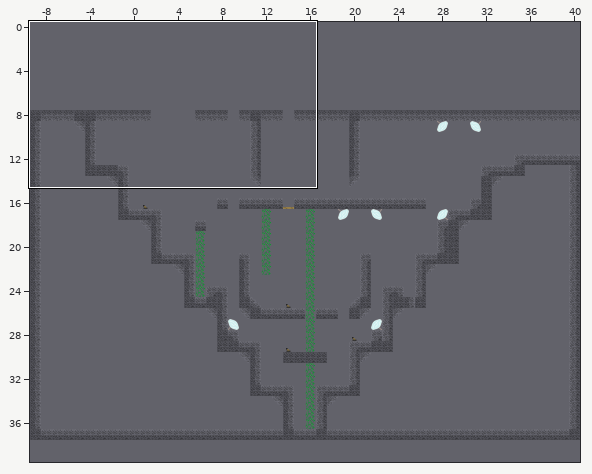
Tiled map: android/assets/level9.tmx. Above: a wide view before the commit, with the close-up outlined.
Close-up. Earlier state:
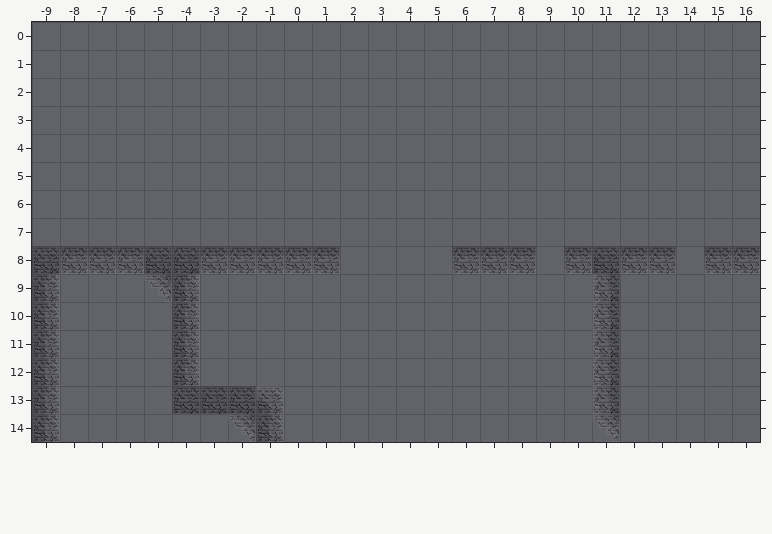
Cells are 32x32 px. Shown: x -9..16, y 0..14. The commit also changed other parts of the map, which this record leaves out. The old version is drawn lined up with the new one.
New version:
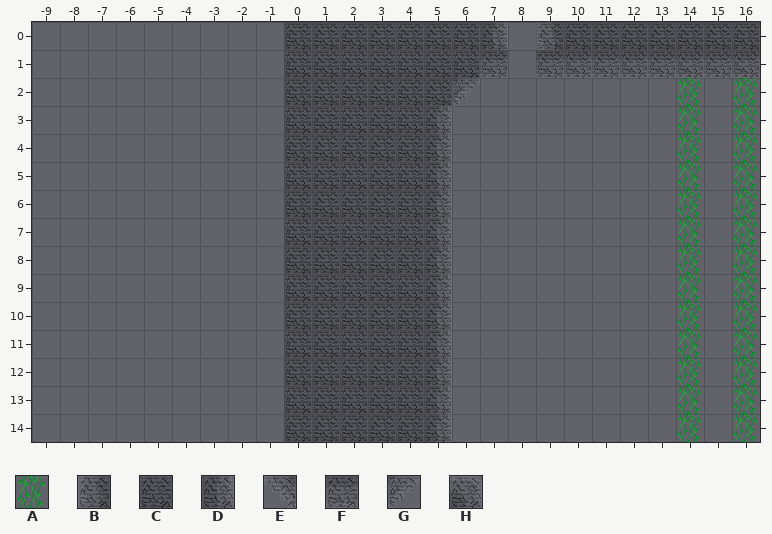
Key: from "objects": A 48; from "tileset": B 4, C 5, D 6, E 8, F 9, G 10, H 13.
_ is an empty cell, . an unchanged one.
Diff:
map size 50x30 -> 30x40 cells (old content now starts at -9,8; both pictures use the new coordinates)
--- layer "Kachelebene 1"
@@ x -9..16 @@
- 0 .........________.________
- 1 .........________.________
- 2 ........._______......._._
- 3 .........______........_._
- 4 .........______........_._
- 5 .........______........_._
- 6 .........______........_._
- 7 .........______........_._
- 8 CFFFCCFFFFF____FFF.FCFF_FF
- 9 D...ED...______.....B.._._
-10 D....D...______.....B.._._
-11 D....D...______.....B.._._
-12 D....D...______.....B.._._
-13 D....CCCH______.....B.._._
-14 D......ED______.....E.._._
+ 0 .........CCCCCCCD.BCCCCCCC
+ 1 .........CCCCCCCF.FFFFFFFF
+ 2 .........CCCCCCG.......A.A
+ 3 .........CCCCCD........A.A
+ 4 .........CCCCCD........A.A
+ 5 .........CCCCCD........A.A
+ 6 .........CCCCCD........A.A
+ 7 .........CCCCCD........A.A
+ 8 _________CCCCCD___.____A_A
+ 9 _...__...CCCCCD....._..A.A
+10 _...._...CCCCCD....._..A.A
+11 _...._...CCCCCD....._..A.A
+12 _...._...CCCCCD....._..A.A
+13 _....____CCCCCD....._..A.A
+14 _......__CCCCCD....._..A.A
Pixel boxes of the changes (left, top, right, bottom) in both close-ups:
changed: (32, 22, 536, 442)
changed: (536, 22, 760, 442)
